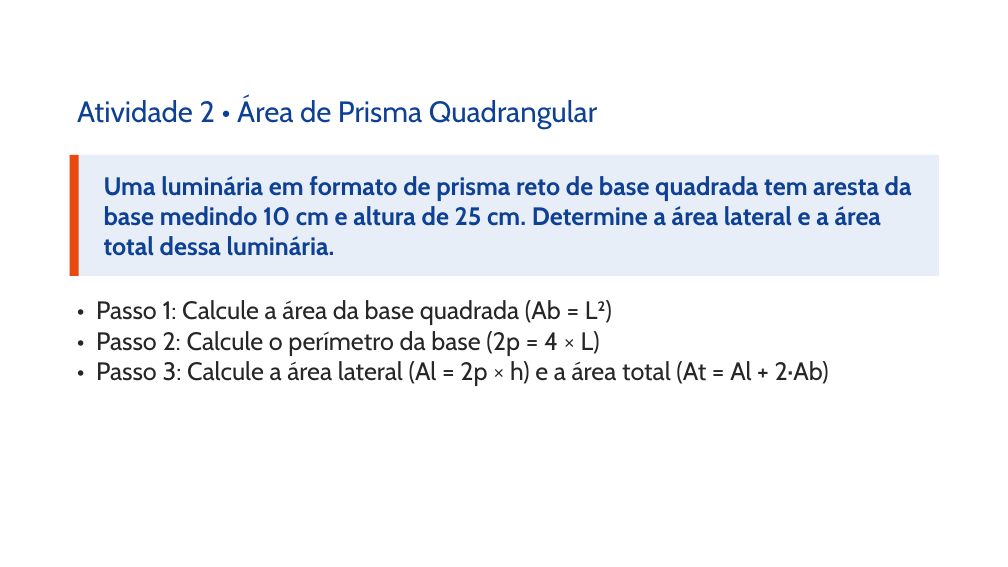
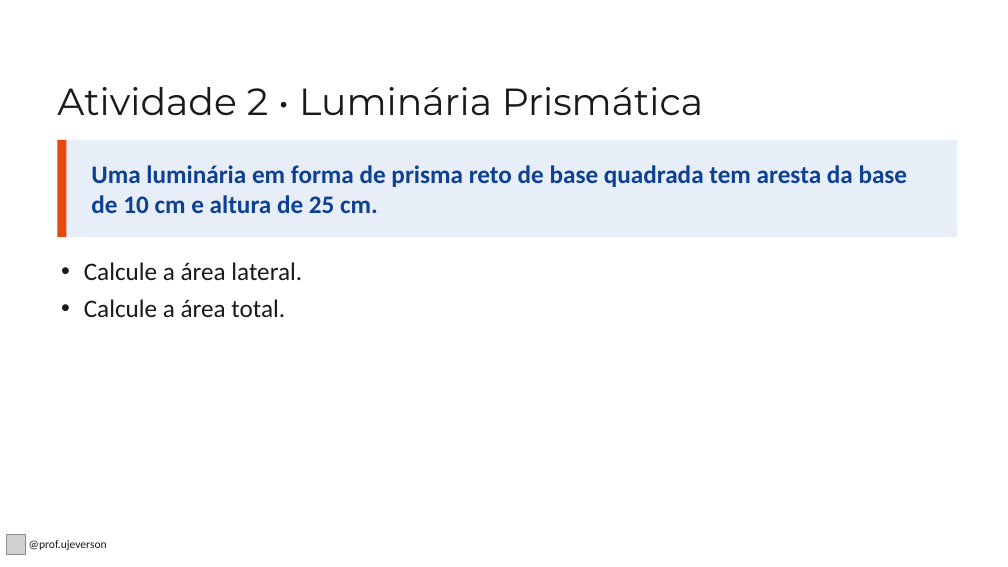
Before and after one commit to Ujeverson/uaippt, a slide deck: slide 17 of Prismas_Area_e_Volume_9Ano.pptx. Drawn at 1008x567 pixels with LibreOffice and Linux fonts; fonts in the diff are those of the drawing; grey boxes stand for pictures; background and template pictures are left out. Boxes give left, top, right and bottom in pixels: in the first picture for what was removed or moved away, otherwise in the second. Text is boxed around its words. In the diff, an @@ line names an element or a change of style, - is before the commit and + after.

```diff
--- a/Prismas_Area_e_Volume_9Ano.pptx
+++ b/Prismas_Area_e_Volume_9Ano.pptx
@@ title at bbox=[57, 87, 703, 115]: text changed; size 28 to 36 pt; font Cabin to Montserrat; text colour #0E4194 to #1A1A1A @@
-Atividade 2 • Área de Prisma Quadrangular
+Atividade 2 • Luminária Prismática
@@ rectangle "Uma luminária em forma de ...": place and size @@
-rectangle "Uma luminária em forma de ..." at bbox=[70, 155, 939, 276]
+rectangle "Uma luminária em forma de ..." at bbox=[57, 140, 957, 237]
@@ rectangle: place and size @@
-rectangle at bbox=[70, 155, 79, 276]
+rectangle at bbox=[57, 140, 67, 237]
@@ text in rectangle at bbox=[91, 165, 908, 213]: text changed; font Cabin to Calibri @@
-Uma luminária em formato de prisma reto de base quadrada tem aresta da base medindo 10 cm e altura de 25 cm. Determine a área lateral e a área total dessa luminária.
+Uma luminária em forma de prisma reto de base quadrada tem aresta da base de 10 cm e altura de 25 cm.
@@ text at bbox=[84, 262, 302, 317]: text changed; font Cabin to Calibri; text colour #262626 to #1A1A1A @@
-• Passo 1: Calcule a área da base quadrada (Ab = L²)
-• Passo 2: Calcule o perímetro da base (2p = 4 × L)
-• Passo 3: Calcule a área lateral (Al = 2p × h) e a área total (At = Al + 2·Ab)
+• Calcule a área lateral.
+• Calcule a área total.
@@ picture added at bbox=[6, 535, 26, 554] @@
@@ text added at bbox=[29, 540, 107, 550], 11 pt, text #1A1A1A @@
+@prof.ujeverson
```
Also in this commit, not shown: 30 other slides changed, 2 slides added, 2 slides removed, 10 other files.
